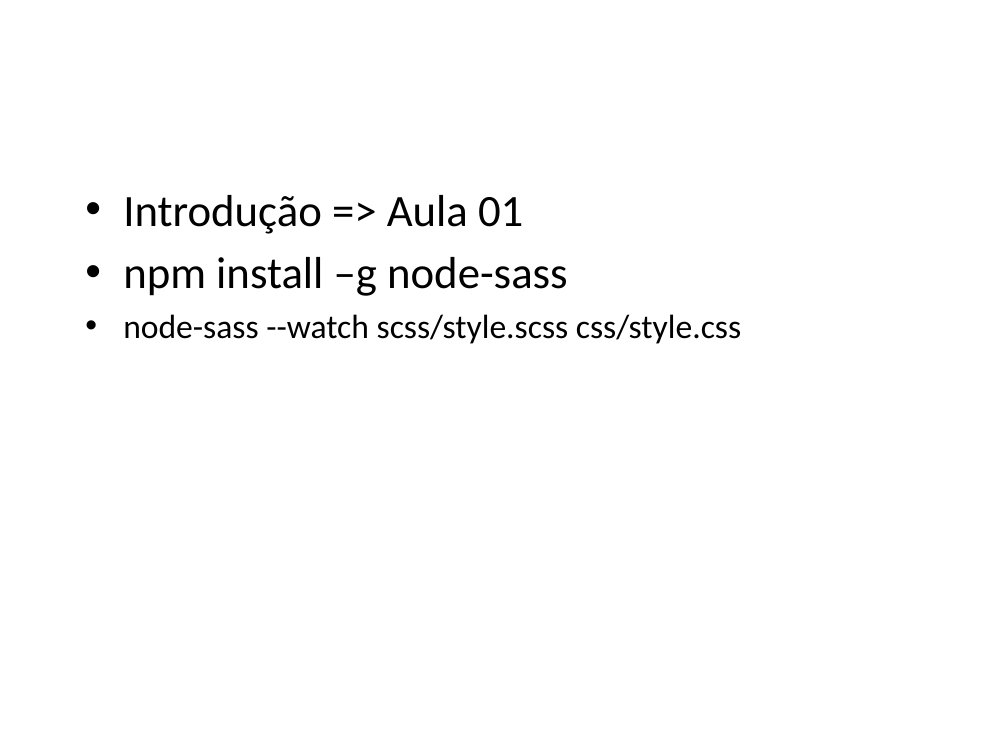
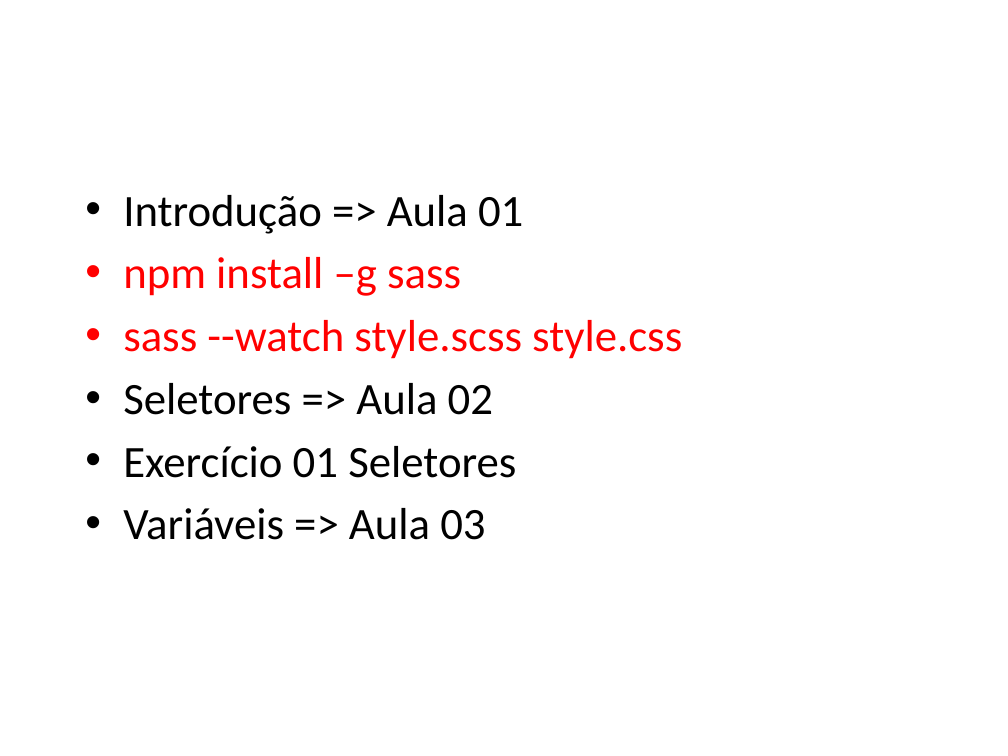
Before and after one commit to Wellingtongu/Cursos-AVD, a slide deck: slide 2 of Documentacao/Documentação-curso-SASS.pptx. Drawn at 1008x756 pixels with LibreOffice and Linux fonts; fonts in the diff are those of the drawing; background and template pictures are left out. Boxes give left, top, right and bottom in pixels: in the first picture for what was removed or moved away, otherwise in the second. Text is boxed around its words. In the diff, an @@ line names an element or a change of style, - is before the commit and + after.

Commit message:
aula 03 sass

```diff
--- a/Documentacao/Documentação-curso-SASS.pptx
+++ b/Documentacao/Documentação-curso-SASS.pptx
@@ text at (x1=123, y1=257, x2=682, y2=540): text changed; size 24 to 32 pt @@
-• npm install –g node-sass
-• node-sass --watch scss/style.scss css/style.css
+• npm install –g sass
+• sass --watch style.scss style.css
+• Seletores => Aula 02
+• Exercício 01 Seletores
+• Variáveis => Aula 03
```
Also in this commit, not shown: 1 other slide changed, 16 other files.
